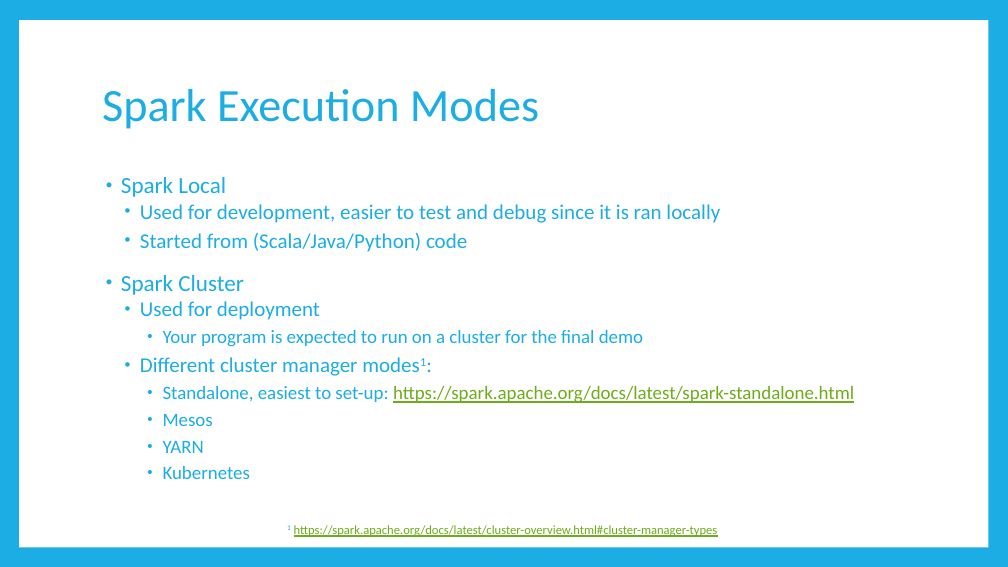
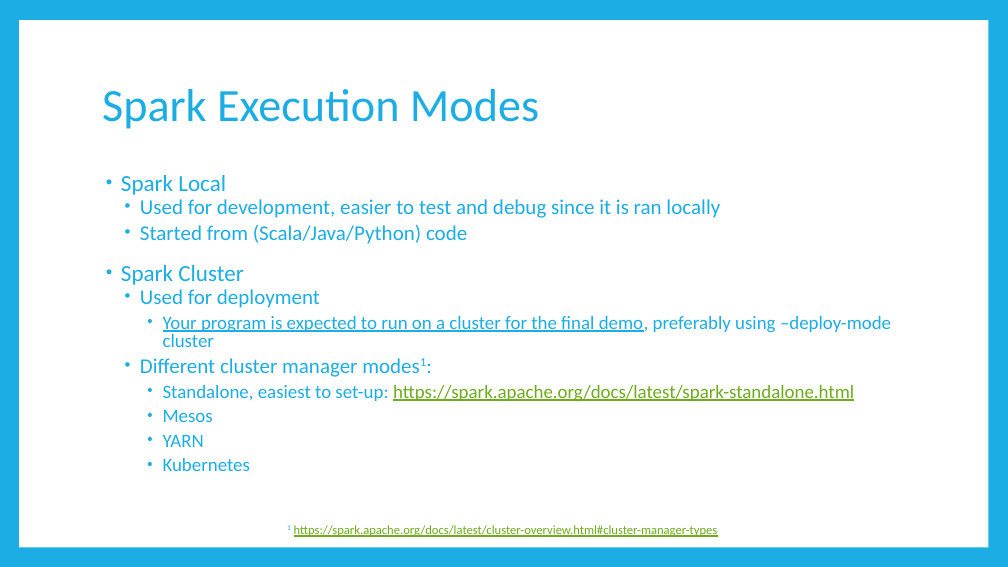
Before and after one commit to BrianSetz/spark-bootcamp, a slide deck: slide 4 of slides/Apache Spark Bootcamp.pptx. Drawn at 1008x567 pixels with LibreOffice and Linux fonts; fonts in the diff are those of the drawing. Boxes give left, top, right and bottom in pixels: in the first picture for what was removed or moved away, otherwise in the second. Text is boxed around its words. In the diff, an @@ line names an element or a change of style, - is before the commit and + after.

```diff
--- a/slides/Apache Spark Bootcamp.pptx
+++ b/slides/Apache Spark Bootcamp.pptx
@@ text at (121, 175, 854, 471): line spacing 0.9 to 0.8 @@
@@ text at (163, 316, 891, 347): text changed @@
-    • Your program is expected to run on a cluster for the final demo
+    • Your program is expected to run on a cluster for the final demo, preferably using –deploy-mode cluster
```
Also in this commit, not shown: 8 other slides changed, 5 slides added, 2 other files.
